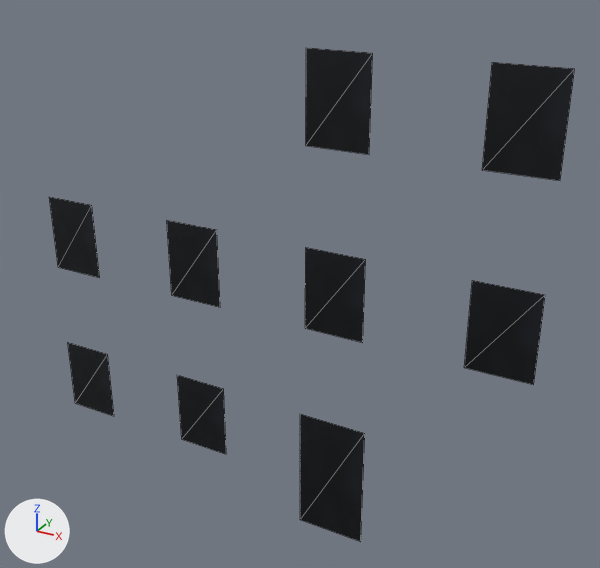
What one commit did to the OBJ model resources/blender/zombie_street/Street_BlockL6_Glass.obj.
Before and after are seen from a 50 mm lens placed at (6.88, -10.89, 9.92), pointed at (0.52, 0.67, 4.14). The lights are fixed; the arrows at lower left show +X, +Y and +Z. The first picture is the older version. Mesh edges are drawn as thin lines. Where no turn or scale is listed for an object, it has been applied to the vertices.

In view in the first picture: 'Street_BlockL6_Glass'.
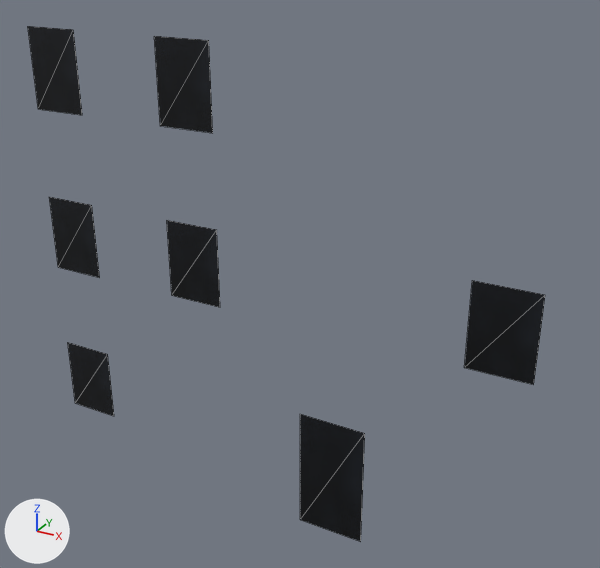
Location of each change, [x1, y1, x2, y2] in pixels of the pictures (600 x 568 px; the box of a moved part takes in the faces that stretch with it):
'Street_BlockL6_Glass', reshaped: before [49, 48, 574, 542]; after [28, 26, 545, 542]
part 1 of me_street_blockl6_glass, moved or reshaped: before [306, 48, 373, 154]; after [28, 26, 82, 115]
part 2 of me_street_blockl6_glass, moved or reshaped: before [482, 62, 574, 181]; after [154, 36, 213, 133]
part 3 of me_street_blockl6_glass, deleted: before [177, 375, 226, 454]
part 4 of me_street_blockl6_glass, deleted: before [305, 248, 366, 343]

Patch to the scene script:
```diff
--- a/resources/blender/zombie_street/Street_BlockL6_Glass.obj.py
+++ b/resources/blender/zombie_street/Street_BlockL6_Glass.obj.py
@@ me_street_blockl6_glass @@
 # used by ob_street_blockl6_glass; location = (0.0, 0.0, 0.0)
-me_street_blockl6_glass.from_pydata(...)  # 36 vertices, 18 faces; spans x -4.74..4.74, y 0.22..0.23, z -0.52..8.18
+me_street_blockl6_glass.from_pydata(...)  # 28 vertices, 14 faces; spans x -4.74..4.74, y 0.22..0.23, z -0.52..8.18
+# me_street_blockl6_glass part 1: the loose piece of 4 vertices spanning x 0.87..1.93, y 0.23, z 6.71..8.18 is moved by (-5.6, 0.0, 0.0)
+# me_street_blockl6_glass part 2: the loose piece of 4 vertices spanning x 3.66..4.74, y 0.23, z 6.71..8.18 is moved by (-5.6, 0.0, 0.0)
+# me_street_blockl6_glass part 3: the loose piece of 4 vertices spanning x -1.93..-0.87, y 0.23, z 0.41..1.88 is deleted
+# me_street_blockl6_glass part 4: the loose piece of 4 vertices spanning x 0.87..1.93, y 0.23, z 3.56..5.03 is deleted
 me_street_blockl6_glass.materials.append(mat_windowglass)
```
